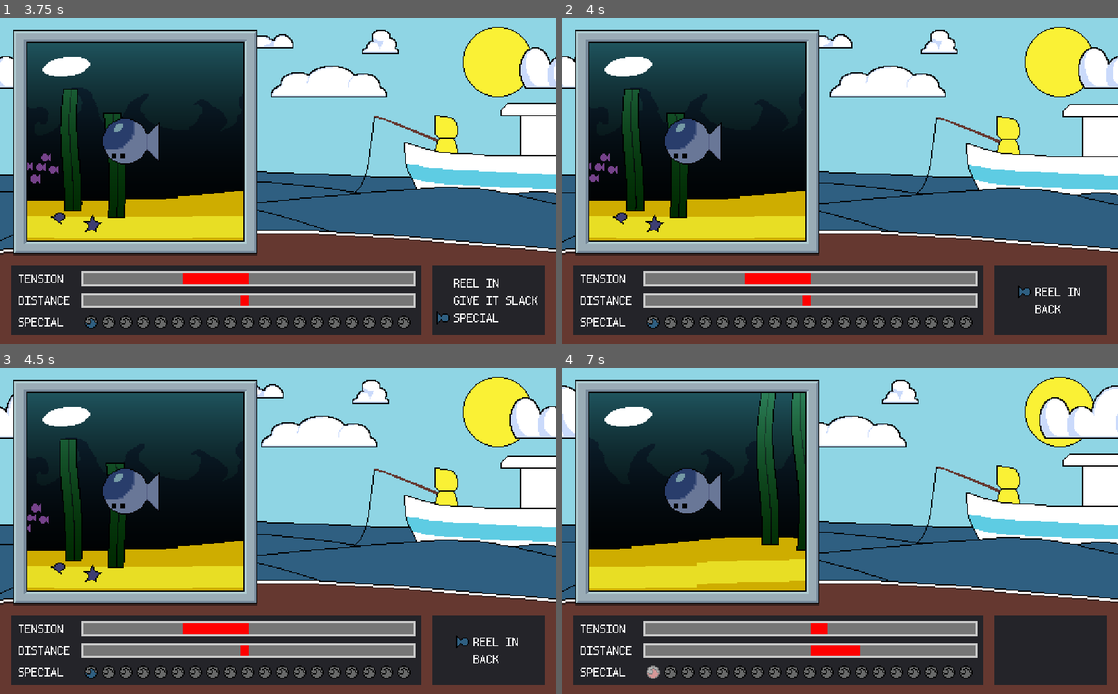
Above: before the commit, frames 1-4 (two rows, left to right).
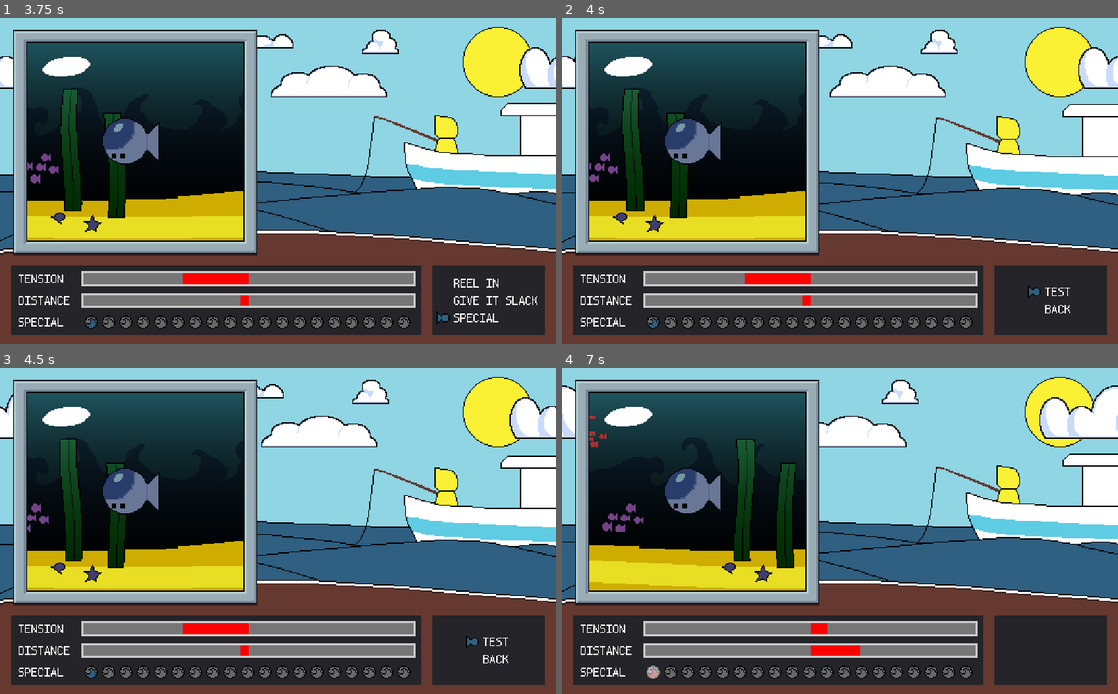
Above: after the commit, the same moments.

Repository: TateKennington/Battle-Fish-Saga
Game: Godot game, scene res://GUI/MainMenu.tscn
The game is run twice, just before and just after one commit, with the same random seed, the same clock (stepped at 60 frames per second) and the same inputs. The engine's default icon, where the game draws it, is replaced by a stand-in: a white triangle on a blue panel in a dark square.
Inputs:
- Up to frame 1 (3.75 s): tap Enter at 0.5 s; hold Up 0.53-1.28 s; tap Space at 0.77, 1.52, 3.02 s; hold Down 1.28-2.03 s; hold Up 2.03-3.53 s; hold Down from 3.53 s (still down)
- Up to frame 2 (4 s): keep holding Down; tap Space at 3.77 s
- Up to frame 3 (4.5 s): keep holding Down
- Up to frame 4 (7 s): tap Space at 4.52, 6.02, 6.77 s; release Down at 5.78 s; hold Up from 5.78 s (still down)

Frame 1 is identical in both runs. In frame 2, 0.2% of the frame differs, in the area x 82-94%, y 82-91%; in frame 3, 0.2%; in frame 4, 6.0%, in the area x 4-44%, y 7-68%.

Commit message:
Tidy up player abilities

Diff:
--- a/Battle.gd
+++ b/Battle.gd
@@ -12,15 +12,17 @@
 var time: float = 0;
 
 func _ready():
-	gui.connect("choose_move", player, "perform_move")
 	enemy.connect("move", self, "on_move");
 	player.connect_abilities(self)
 	gui.set_tension(0)
 	gui.set_distance(0)
-	gui.set_moves_list(player.get_moves_list())
-	var animations = player.get_animations_list();
-	for animation in animations:
-		enemy.add_animation(animation.name, animation.fish)
+
+	var move_list = player.get_moves_list();
+	gui.set_moves_list(move_list)
+	for move in move_list:
+		if move.fish_animation == null:
+			continue
+		enemy.add_animation(move.move_name.to_lower(), move.fish_animation)
 	play_turn();
 
 func play_turn():
--- a/GUI/BattleGUI.gd
+++ b/GUI/BattleGUI.gd
@@ -17,18 +17,32 @@
 	current_menu = new_menu;
 	update_menu();
 
-func set_moves_list(moves: Dictionary):
-	moves_list = moves;
+func set_moves_list(moves: Array):
+	moves_list = {
+		"basics": [],
+		"specials": []
+	};
+	for _move in moves:
+		var move: Ability = _move;
+		if move.tension_cost > 0 || move.slack_cost > 0:
+			moves_list["specials"].append(move);
+		else:
+			moves_list["basics"].append(move);
+
 	current_menu = "basics"
-	moves_list["basics"].append({ 'name': 'special'});
-	moves_list["specials"].append({ 'name':'back' });
+	var special = Ability.new();
+	special.move_name = 'special'
+	moves_list["basics"].append(special);
+
+	var back = Ability.new();
+	back.move_name = 'back'
+	moves_list["specials"].append(back);
 	update_menu();
 
 func update_menu():
 	menu.clear();
 	for move in moves_list[current_menu]:
-		print(move)
-		menu.add_move(move.name)
+		menu.add_move(move.move_name)
 
 func set_tension(tension: float):
 	tension_bar.set_value(tension)
@@ -37,22 +51,23 @@
 	distance_bar.set_value(distance)
 
 func select_move(index: int):
-	var current_move = moves_list[current_menu][index]
-	if current_move.name == "special":
+	var current_move: Ability = moves_list[current_menu][index]
+	if current_move.move_name == "special":
 		change_menu("specials")
 		return;
-	if current_move.name == "back":
+	if current_move.move_name == "back":
 		change_menu("basics")
 		return
 	deactivate();
-	if 'tension_cost' in current_move || 'slack_cost' in current_move:
+	if current_move.tension_cost > 0 || current_move.slack_cost > 0:
 		special_bar.spend(current_move.tension_cost, current_move.slack_cost)
 	special_bar.clear_cost()
-	emit_signal("choose_move", current_menu, index);
+	current_move.ability();
+	emit_signal("choose_move")
 
 func hover_move(index: int):
-	var current_move = moves_list[current_menu][index]
-	if 'tension_cost' in current_move || 'slack_cost' in current_move:
+	var current_move: Ability = moves_list[current_menu][index]
+	if current_move.tension_cost > 0 || current_move.slack_cost > 0:
 		special_bar.show_cost(current_move.tension_cost, current_move.slack_cost)
 		return;
 	special_bar.clear_cost()
--- a/Player/Abilities/Ability.gd
+++ b/Player/Abilities/Ability.gd
@@ -1,15 +1,13 @@
-extends Node
+extends Node;
+
+class_name Ability
 
 signal move(distance_change, tension_change, move_name);
 
+var move_name: String = 'Unnamed'
+var tension_cost: int = 0;
+var slack_cost: int = 0;
+var fish_animation: Animation;
+
 func ability():
 	print("Ability not implemented")
-
-func get_name() -> String:
-	return name;
-
-func get_tension_cost():
-	return 0
-
-func get_slack_cost():
-	return 0
--- a/Player/Abilities/GiveItSlack/GiveItSlack.gd
+++ b/Player/Abilities/GiveItSlack/GiveItSlack.gd
@@ -1,7 +1,7 @@
 extends "res://Player/Abilities/Ability.gd"
 
+func _ready():
+	move_name = "Give it Slack"
+
 func ability():
-	emit_signal("move", 0, -50, get_name().to_lower())
-
-func get_name():
-	return "Give it Slack"
+	emit_signal("move", 0, -50, move_name.to_lower())
--- a/Player/Abilities/ReelIn/ReelIn.gd
+++ b/Player/Abilities/ReelIn/ReelIn.gd
@@ -1,9 +1,8 @@
 extends "res://Player/Abilities/Ability.gd"
 
-var fish_animation = preload('FishAnimation.tres')
+func _ready():
+	move_name = "Reel In"
+	fish_animation = load('res://Player/Abilities/ReelIn/FishAnimation.tres')
 
 func ability():
-	emit_signal("move", 20, 20, get_name().to_lower())
-
-func get_name():
-	return "Reel In"
+	emit_signal("move", 20, 20, move_name.to_lower())
--- a/Player/Player.gd
+++ b/Player/Player.gd
@@ -4,42 +4,9 @@
 
 onready var abilities = $Abilities;
 
-func perform_move(type: String, index: int):
-	abilities.get_node(type).get_child(index).ability();
-
-func get_moves_list() -> Dictionary:
-	var result = {
-		"basics": [],
-		"specials": []
-	};
-	for basic in abilities.get_node("basics").get_children():
-		var move = {
-			"name": basic.get_name().to_lower()
-		}
-		result["basics"].push_back(move)
-	for special in abilities.get_node("specials").get_children():
-		var move = {
-			"name": special.get_name().to_lower(),
-			"tension_cost": special.get_tension_cost(),
-			"slack_cost": special.get_slack_cost(),
-		}
-		result["specials"].push_back(move)
-	return result;
-
-func get_animations_list() -> Array:
-	var result = [];
-	for basic in abilities.get_node("basics").get_children():
-		if 'fish_animation' in basic:
-			result.push_back({
-				'name': basic.get_name().to_lower(),
-				'fish': basic.fish_animation,
-			})
-	#for special in abilities.get_node("specials").get_children():
-	#	result["specials"].push_back(special.get_name().to_lower())
-	return result;
+func get_moves_list() -> Array:
+	return abilities.get_children();
 
 func connect_abilities(reciever: Object):
-	for basic in abilities.get_node("basics").get_children():
-		basic.connect('move', reciever, 'on_move')
-	for special in abilities.get_node("specials").get_children():
-		special.connect('move', reciever, 'on_move')
+	for ability in abilities.get_children():
+		ability.connect('move', reciever, 'on_move')
--- a/Player/Player.tscn
+++ b/Player/Player.tscn
@@ -14,15 +14,11 @@
 
 [node name="Abilities" type="Node2D" parent="."]
 
-[node name="basics" type="Node2D" parent="Abilities"]
-
-[node name="ReelIn" type="Node2D" parent="Abilities/basics"]
+[node name="ReelIn" type="Node2D" parent="Abilities"]
 script = ExtResource( 2 )
 
-[node name="GiveItSlack" type="Node2D" parent="Abilities/basics"]
+[node name="GiveItSlack" type="Node2D" parent="Abilities"]
 script = ExtResource( 3 )
 
-[node name="specials" type="Node2D" parent="Abilities"]
-
-[node name="Test" type="Node2D" parent="Abilities/specials"]
+[node name="Test" type="Node2D" parent="Abilities"]
 script = ExtResource( 5 )
--- a/Player/Test.gd
+++ b/Player/Test.gd
@@ -1,10 +1,8 @@
 extends "res://Player/Abilities/Ability.gd"
 
+func _ready():
+	move_name = 'Test'
+	tension_cost = 1;
+
 func ability():
-	emit_signal("move", 20, 20, get_name().to_lower())
-
-func get_name():
-	return "Reel In"
-
-func get_tension_cost():
-	return 1;
+	emit_signal("move", 20, 20, move_name.to_lower())
--- a/project.godot
+++ b/project.godot
@@ -9,6 +9,11 @@
 config_version=4
 
 _global_script_classes=[ {
+"base": "Node",
+"class": "Ability",
+"language": "GDScript",
+"path": "res://Player/Abilities/Ability.gd"
+}, {
 "base": "Control",
 "class": "BattleGUI",
 "language": "GDScript",
@@ -45,6 +50,7 @@
 "path": "res://GUI/Components/TensionBar/TensionBar.gd"
 } ]
 _global_script_class_icons={
+"Ability": "",
 "BattleGUI": "",
 "Enemy": "",
 "Menu": "",
